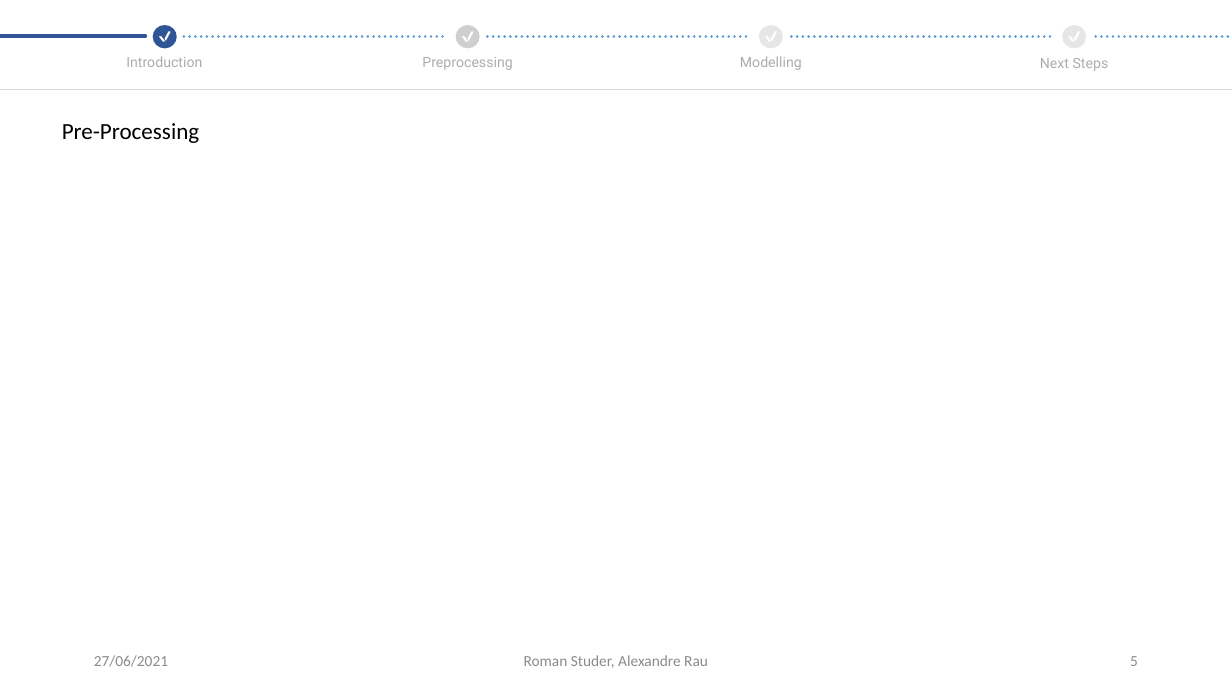
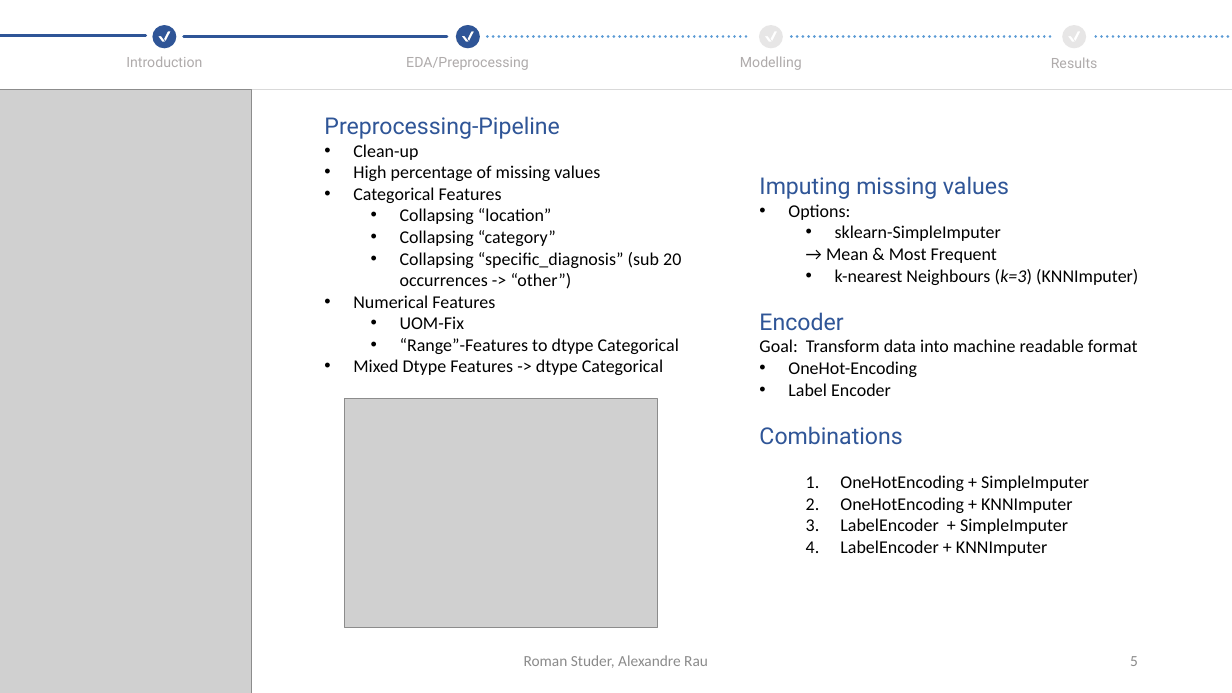
Before and after one commit to CrawTheOne/mirror_-fhnw_ds_fs2021_medical_challenge, a slide deck: slide 5 of presentation/Final_Presentation.pptx. Drawn at 1232x693 pixels with LibreOffice and Linux fonts; fonts in the diff are those of the drawing; grey boxes stand for pictures. Boxes give left, top, right and bottom in pixels: in the first picture for what was removed or moved away, otherwise in the second. Text is boxed around its words. In the diff, an @@ line names an element or a change of style, - is before the commit and + after.

Commit message:
added intro/preprocessing and part of results

```diff
--- a/presentation/Final_Presentation.pptx
+++ b/presentation/Final_Presentation.pptx
@@ freeform shape added at [456,25,480,48], fill #2F5597 @@
@@ line added from (184, 37) to (447, 37), #2F5597 2.5 pt @@
@@ text at [406,57,529,70]: text changed @@
-Preprocessing
+EDA/Preprocessing
@@ text at [1051,57,1098,68]: text changed @@
-Next Steps
+Results
@@ picture added at [0,90,251,693] @@
@@ text added at [324,116,681,375], 14 pt, text #000000 @@
+Preprocessing-Pipeline
+• Clean-up
+• High percentage of missing values
+• Categorical Features
+  • Collapsing “location”
+  • Collapsing “category”
+  • Collapsing “specific_diagnosis” (sub 20 occurrences -> “other”)
+• Numerical Features
+  • UOM-Fix
+  • “Range”-Features to dtype Categorical
+• Mixed Dtype Features -> dtype Categorical
@@ rectangle removed at [585,104,654,238] @@
@@ text removed at [62,123,200,143] @@
-Pre-Processing
@@ text added at [759,176,1138,556], 14 pt, text #000000 @@
+Imputing missing values
+• Options:
+  • sklearn-SimpleImputer
+  → Mean & Most Frequent
+  • k-nearest Neighbours (k=3) (KNNImputer)
+Encoder
+Goal: Transform data into machine readable format
+• OneHot-Encoding
+• Label Encoder
+Combinations
+  1. OneHotEncoding + SimpleImputer
+  2. OneHotEncoding + KNNImputer
+  3. LabelEncoder + SimpleImputer
+  4. LabelEncoder + KNNImputer
@@ picture added at [345,398,657,628] @@
@@ rectangle removed at [714,442,1192,587] @@
@@ text removed at [94,655,168,667] @@
-27/06/2021
```
Also in this commit, not shown: 7 other slides changed, 1 slide added, 1 slide removed.
